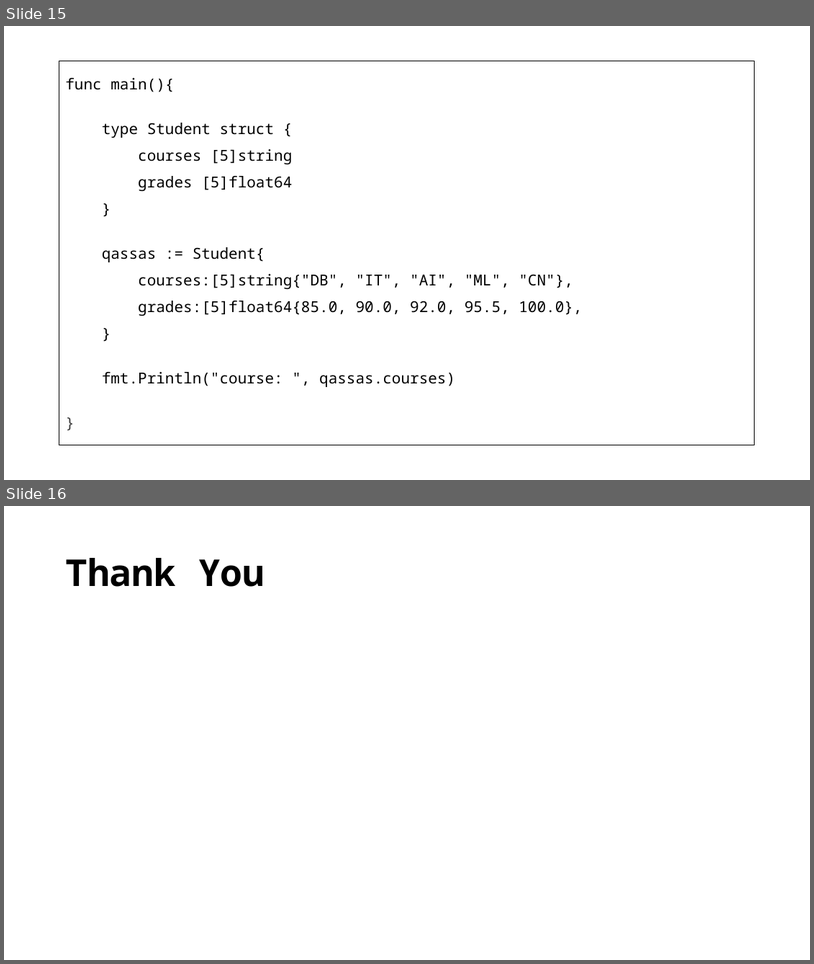
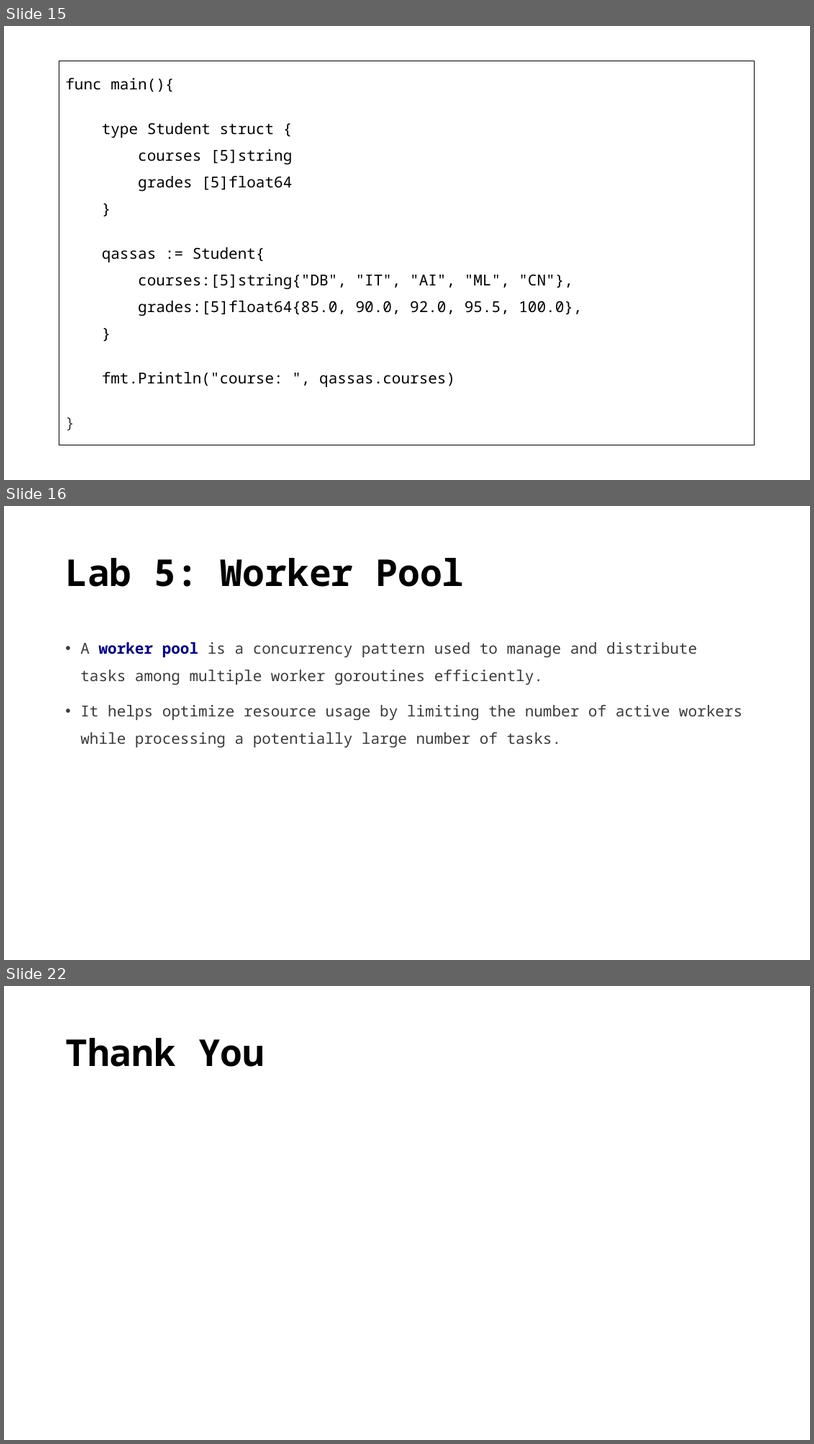
Before and after one commit to qassasahmed/parallel, a slide deck: lab_5/lab_5.pptx. Shown one above the other, each under a label of ours: slides 15 and 16 before the commit, slides 15, 16 and 22 after it; the slides between them are not shown. The pictures are 814x964 and 814x1444 pixels, drawn with LibreOffice and Linux fonts; fonts in the diff are those of the drawing. Boxes give left, top, right and bottom in pixels: in the first picture for what was removed or moved away, otherwise in the second. Text is boxed around its words. In the diff, an @@ line names an element or a change of style, - is before the commit and + after.

```diff
--- a/lab_5/lab_5.pptx
+++ b/lab_5/lab_5.pptx
@@ slide 16 added at [4, 506, 810, 960], background #FFFFFF @@
@@ title added at [65, 558, 465, 587], 44 pt, text #000000, bold @@
+Lab 5: Worker Pool
@@ text added at [80, 642, 743, 747], 18 pt, text #3B3B3B @@
+• A worker pool is a concurrency pattern used to manage and distribute tasks among multiple worker goroutines efficiently.
+• It helps optimize resource usage by limiting the number of active workers while processing a potentially large number of tasks.
@@ what was slide 16 is now slide 22 @@
```
Also in this commit, not shown: 1 slide changed, 5 other slides added, 1 other file.
